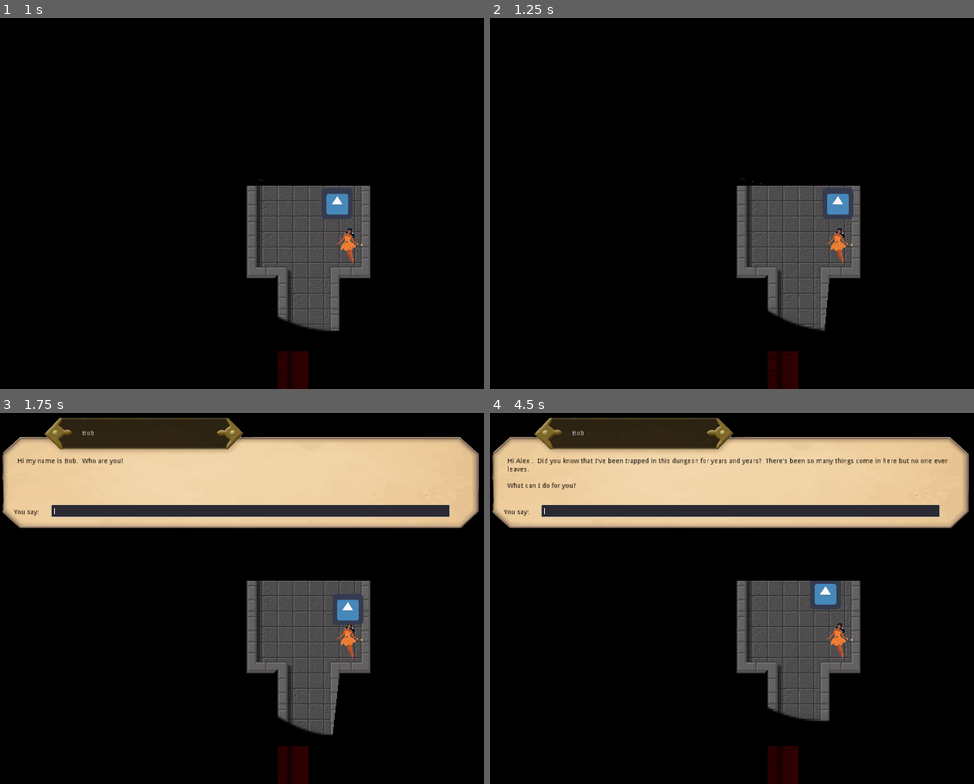
Above: before the commit, frames 1-4 (two rows, left to right).
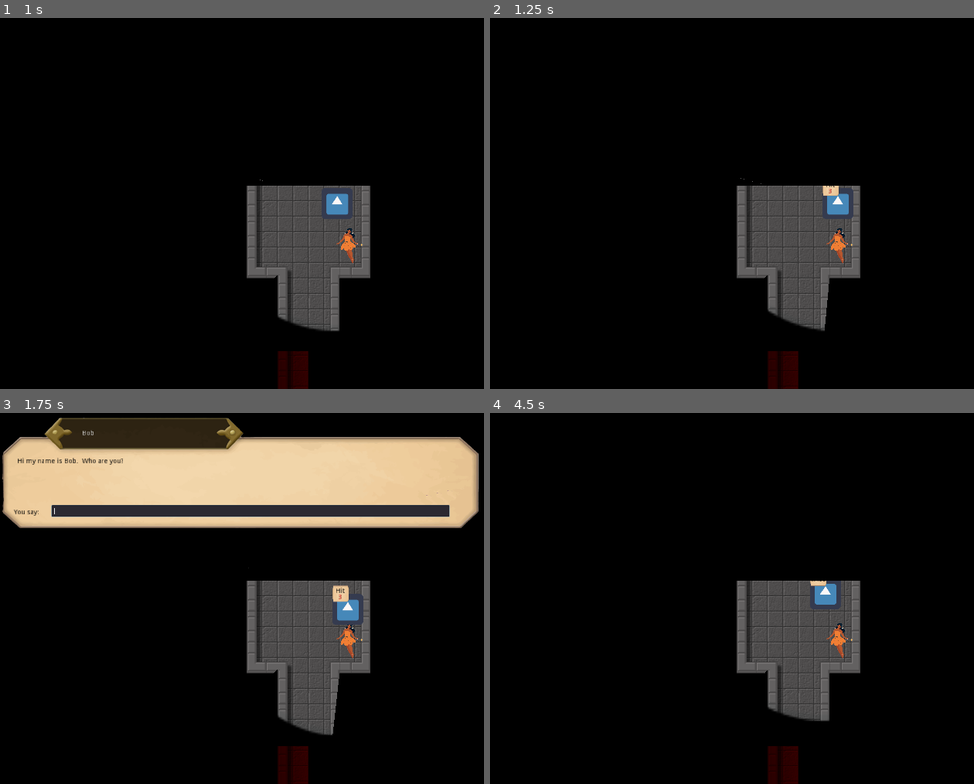
Above: after the commit, the same moments.

Repository: crpalmer/tile-game
Game: Godot game, scene res://Dungeon/Dungeon.tscn
Same seed, same stepped clock (60 frames per second), same inputs: the game is played once before the commit and once after it. The engine's default icon, where the game draws it, is replaced by a stand-in: a white triangle on a blue panel in a dark square.
Inputs (mouse positions are in pixels of both pictures, inside the frame that each line leads up to):
- Up to frame 1 (1 s): tap Enter at 0.5 s; hold Right (right) from 0.53 s (still down)
- Up to frame 2 (1.25 s): keep holding Right (right)
- Up to frame 3 (1.75 s): release Right (right) at 1.28 s; hold Down (down) from 1.28 s (still down)
- Up to frame 4 (4.5 s): release Down (down) at 2 s; click (741, 509) at 2.02 s; type "Alex" at 2.1 s; tap Space at 2.75 s; hold Right (right) 2.78-3.53 s; tap Enter at 3.5 s; hold Up (up) 3.53-4.28 s; hold Left (left) from 4.28 s (still down)

Frame 1 is identical in both runs. In frame 2, less than 0.1% of the frame differs, in the area x 68-73%, y 45-48%; in frame 3, 0.1%; in frame 4, 26%, in the area x 0-100%, y 1-47%.

Commit message:
Add a monster, chasing, hit dialogue popups

Diff:
--- a/Characters/BaseCharacter.gd
+++ b/Characters/BaseCharacter.gd
@@ -9,6 +9,7 @@
 export var to_hit_ac10 = 12
 export var damage_dice = { "n": 1, "d": 6, "plus":0 }
 export var hostile = false
+var damage_popup_packed = preload("res://Characters/DamagePopup.tscn")
 var attack_available = true
 var timer:Timer
 
@@ -30,11 +31,11 @@
 	var need = to_hit_ac10 + (10 - who.ac)
 	if roll == 20 or roll >= to_hit_ac10 + (10-who.ac):
 		var damage = roll_dice(damage_dice)
-		who.hp -= damage
 		print_debug(name + " damage to " + who.name + ": " + String(damage) + " roll " + String(roll))
-		if who.hp <= 0: who.died()
+		process_attack_outcome(who, true, damage)
 	else:
 		print_debug(name + " miss " + who.name + ": "+ String(roll) + " needed " + String(need))
+		process_attack_outcome(who, false)
 
 func roll(n:int, d:int, plus:int = 0):
 	var total = plus
@@ -54,3 +55,27 @@
 func died():
 	print_debug("killed!")
 	queue_free()
+
+func default_process(delta, with_player):
+	if hostile:
+		if with_player: attack(GameState.player)
+		else:
+			var dir:Vector2 = GameState.player.position - position
+			dir /= dir.length()
+			var collision = move_and_collide(dir * delta * speed)
+			if collision and collision.collider != GameState.player:
+				move_and_collide(collision.remainder.length() * collision.normal)
+
+func process_attack_outcome(who, hit, damage = 0):
+	var damage_popup = damage_popup_packed.instance()
+	damage_popup.find_node("Damage").text = String(damage)
+	damage_popup.find_node("Damage").visible = hit
+	damage_popup.find_node("Hit").visible = hit
+	damage_popup.find_node("Miss").visible = not hit
+	damage_popup.visible = true
+	who.hp -= damage
+	who.add_child(damage_popup)
+	var sleep = 0.65 if who.hp > 0 else 0.35
+	yield(get_tree().create_timer(sleep), "timeout")
+	if who.hp <= 0: who.died()
+	else: damage_popup.queue_free()
--- /dev/null
+++ b/Characters/DamagePopup.tscn
@@ -0,0 +1,39 @@
+[gd_scene load_steps=2 format=2]
+
+[ext_resource path="res://Characters/attack-popup.png" type="Texture" id=1]
+
+[node name="DamagePopup" type="Node2D"]
+position = Vector2( -16, -32 )
+z_index = 1
+
+[node name="Sprite" type="Sprite" parent="."]
+position = Vector2( 1.5, -1 )
+scale = Vector2( 0.11828, 0.138996 )
+texture = ExtResource( 1 )
+
+[node name="Damage" type="Label" parent="."]
+margin_left = -20.0
+margin_right = 20.0
+margin_bottom = 14.0
+custom_colors/font_color = Color( 0.913725, 0.0392157, 0.0392157, 1 )
+text = "123"
+align = 1
+
+[node name="Hit" type="Label" parent="."]
+margin_left = -19.0
+margin_top = -13.0
+margin_right = 21.0
+margin_bottom = 1.0
+custom_colors/font_color = Color( 0, 0, 0, 1 )
+text = "Hit"
+align = 1
+
+[node name="Miss" type="Label" parent="."]
+visible = false
+margin_left = -18.0
+margin_top = -4.0
+margin_right = 22.0
+margin_bottom = 10.0
+custom_colors/font_color = Color( 0, 0, 0, 1 )
+text = "Miss"
+align = 1
--- /dev/null
+++ b/Characters/Monsters/Orc.gd
@@ -0,0 +1,12 @@
+extends BaseCharacter
+
+func _ready():
+	hostile = true
+	hp = roll_die(8)
+	ac = 4
+	to_hit_ac10 = 10
+	damage_dice = {"n": 1, "d": 8, "plus": 1}
+	speed = 96
+
+func _process(delta):
+	default_process(delta, $TrackingArea.player_is_in_area)
--- /dev/null
+++ b/Characters/Monsters/Orc.tscn
@@ -0,0 +1,29 @@
+[gd_scene load_steps=6 format=2]
+
+[ext_resource path="res://Characters/Monsters/Orc.gd" type="Script" id=1]
+[ext_resource path="res://Characters/Images/orc.png" type="Texture" id=2]
+[ext_resource path="res://Characters/TrackingArea.gd" type="Script" id=3]
+
+[sub_resource type="CircleShape2D" id=1]
+radius = 45.9674
+
+[sub_resource type="RectangleShape2D" id=2]
+extents = Vector2( 64.5, 58.5 )
+
+[node name="Orc" type="KinematicBody2D"]
+script = ExtResource( 1 )
+
+[node name="Sprite" type="Sprite" parent="."]
+scale = Vector2( 0.5, 0.5 )
+texture = ExtResource( 2 )
+
+[node name="CollisionShape2D" type="CollisionShape2D" parent="."]
+visible = false
+shape = SubResource( 1 )
+
+[node name="TrackingArea" type="Area2D" parent="."]
+script = ExtResource( 3 )
+
+[node name="CollisionShape2D" type="CollisionShape2D" parent="TrackingArea"]
+position = Vector2( 1.5, 1.5 )
+shape = SubResource( 2 )
--- a/Characters/NPC/NPC.gd
+++ b/Characters/NPC/NPC.gd
@@ -67,18 +67,10 @@
 
 func _process(delta):
 	var with_player = $TrackingArea.player_is_in_area
-	if hostile:
-		if with_player:
-			end_conversation(attacked_text, 0.75)
-			attack(GameState.player)
-		else:
-			var dir:Vector2 = GameState.player.position - position
-			dir /= dir.length()
-			var collision = move_and_collide(dir * delta * speed)
-			if collision and collision.collider != GameState.player:
-				move_and_collide(collision.remainder.length() * collision.normal)
-	elif with_player:
-		start_conversation()
+	if not hostile and with_player: start_conversation()
+	else:
+		end_conversation(attacked_text, 0.75)
+		default_process(delta, with_player)
 
 func reset_text_box():
 	$d/Conversation/PlayerText.text = ""
--- a/Characters/Player.gd
+++ b/Characters/Player.gd
@@ -2,8 +2,11 @@
 class_name Player
 
 func _init():
+	randomize()
 	GameState.player = self
 	hp = 20
+	to_hit_ac10 = 10
+	damage_dice = {"n": 1, "d": 8, "plus": 1}
 
 func _process(delta):
 	process_movement(delta)
--- a/Dungeon/Dungeon.tscn
+++ b/Dungeon/Dungeon.tscn
@@ -1,10 +1,11 @@
-[gd_scene load_steps=56 format=2]
+[gd_scene load_steps=57 format=2]
 
 [ext_resource path="res://Characters/Player.tscn" type="PackedScene" id=1]
 [ext_resource path="res://Dungeon/Dungeon.gd" type="Script" id=2]
 [ext_resource path="res://Characters/NPC/DungeonGreeter.tscn" type="PackedScene" id=3]
 [ext_resource path="res://Dungeon/Tileset.png" type="Texture" id=4]
 [ext_resource path="res://Characters/NPC/NewGuy.tscn" type="PackedScene" id=5]
+[ext_resource path="res://Characters/Monsters/Orc.tscn" type="PackedScene" id=6]
 
 [sub_resource type="OccluderPolygon2D" id=45]
 polygon = PoolVector2Array( 0, 64, 64, 64, 64, 64, 0, 64, 0, 0, 0, 0 )
@@ -795,3 +796,6 @@
 
 [node name="NewGuy" parent="." instance=ExtResource( 5 )]
 position = Vector2( 266, 353 )
+
+[node name="Orc" parent="." instance=ExtResource( 6 )]
+position = Vector2( 227, -141 )
Binary file added: Characters/Images/orc.png
Not shown, added: Characters/Images/orc.png.import
Binary file added: Characters/attack-popup.png
Not shown, added: Characters/attack-popup.png.import
Not shown, added: Characters/NPC/dialog-box-Recovered.psd
Not shown, added: Characters/NPC/dialog-box-more.psd
